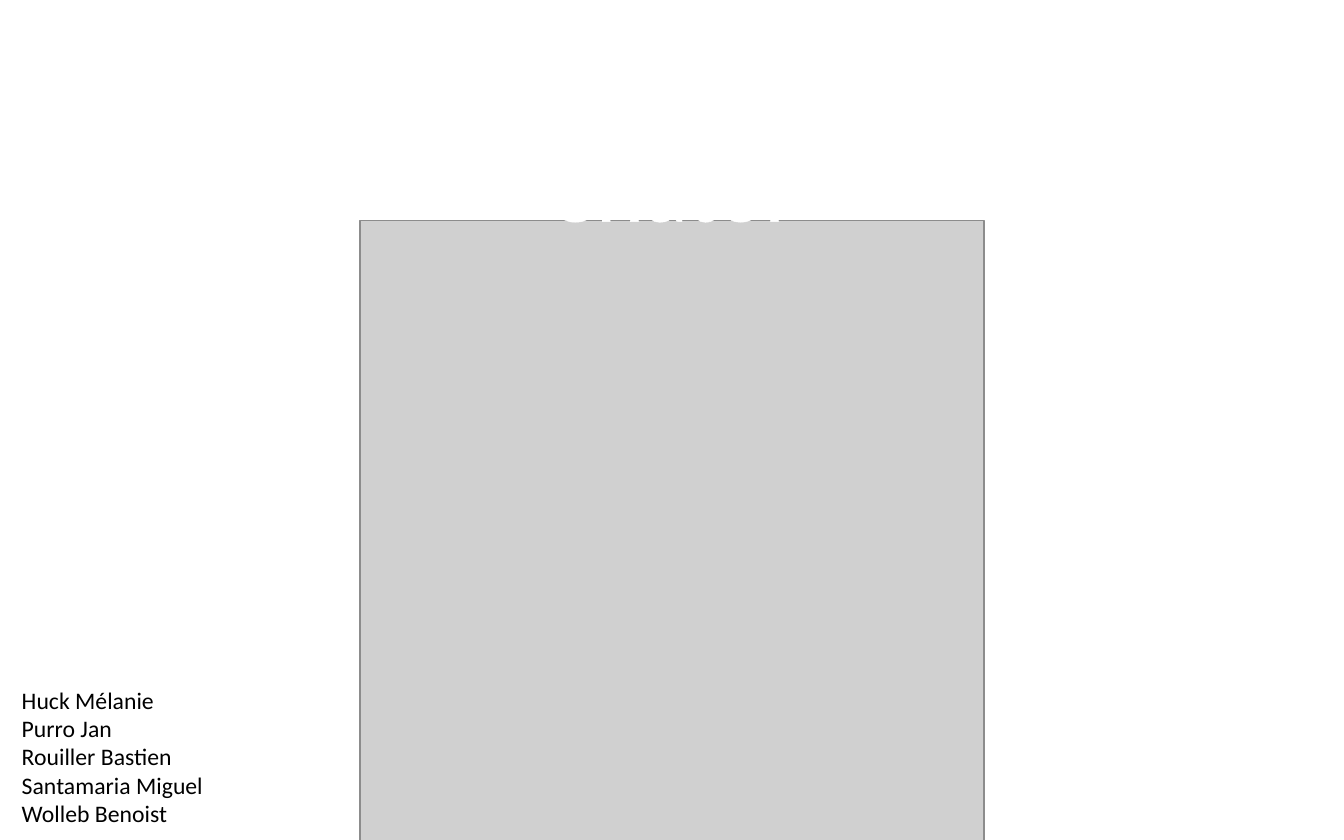
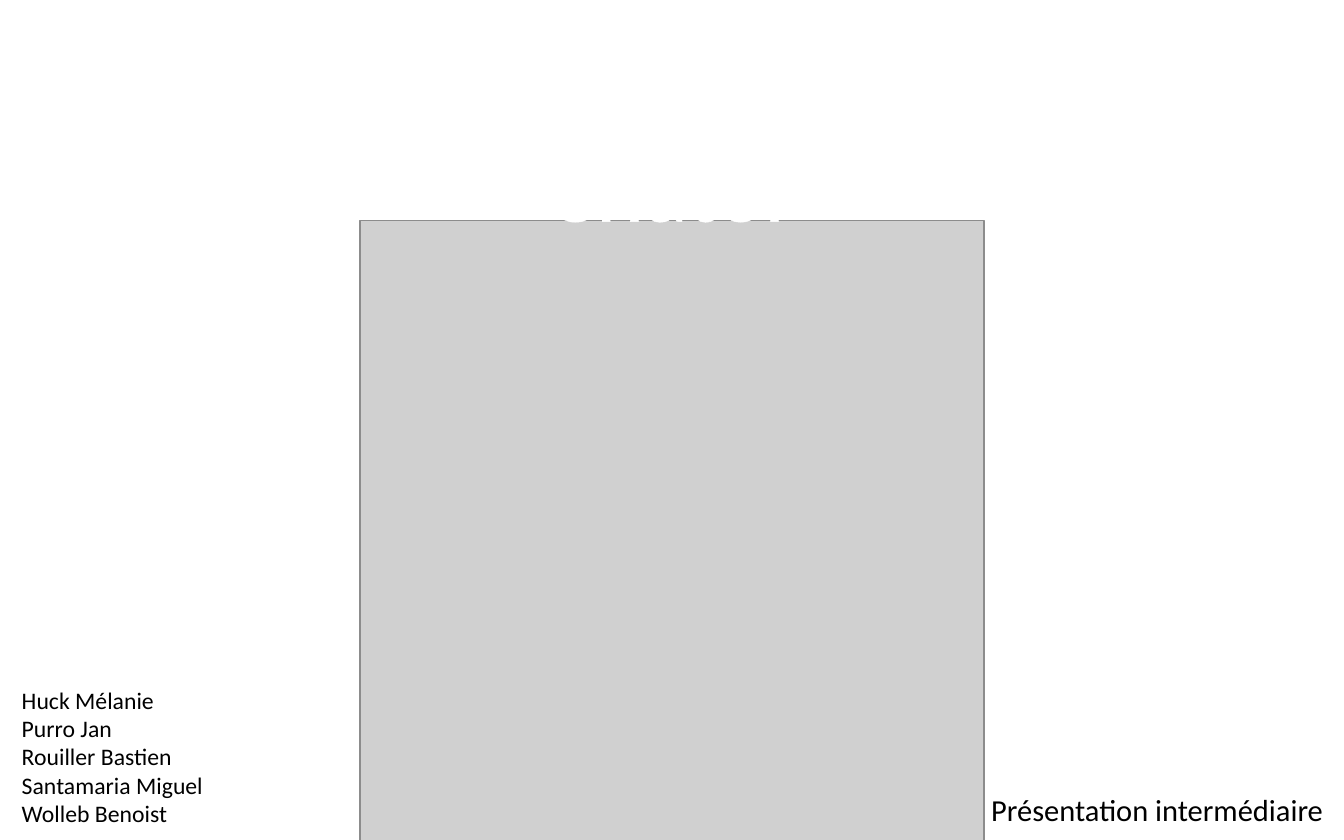
Before and after one commit to edri/ProjetChat2015, a slide deck: slide 1 of Documentation/Projet de semestre.pptx. Drawn at 1344x840 pixels with LibreOffice and Linux fonts; fonts in the diff are those of the drawing; grey boxes stand for pictures; background and template pictures are left out. Boxes give left, top, right and bottom in pixels: in the first picture for what was removed or moved away, otherwise in the second. Text is boxed around its words. In the diff, an @@ line names an element or a change of style, - is before the commit and + after.

```diff
--- a/Documentation/Projet de semestre.pptx
+++ b/Documentation/Projet de semestre.pptx
@@ text added at [991,800,1323,822], 18 pt, text #000000 @@
+Présentation intermédiaire
```
Also in this commit, not shown: 9 other slides changed, 1 slide added, 11 other files.
